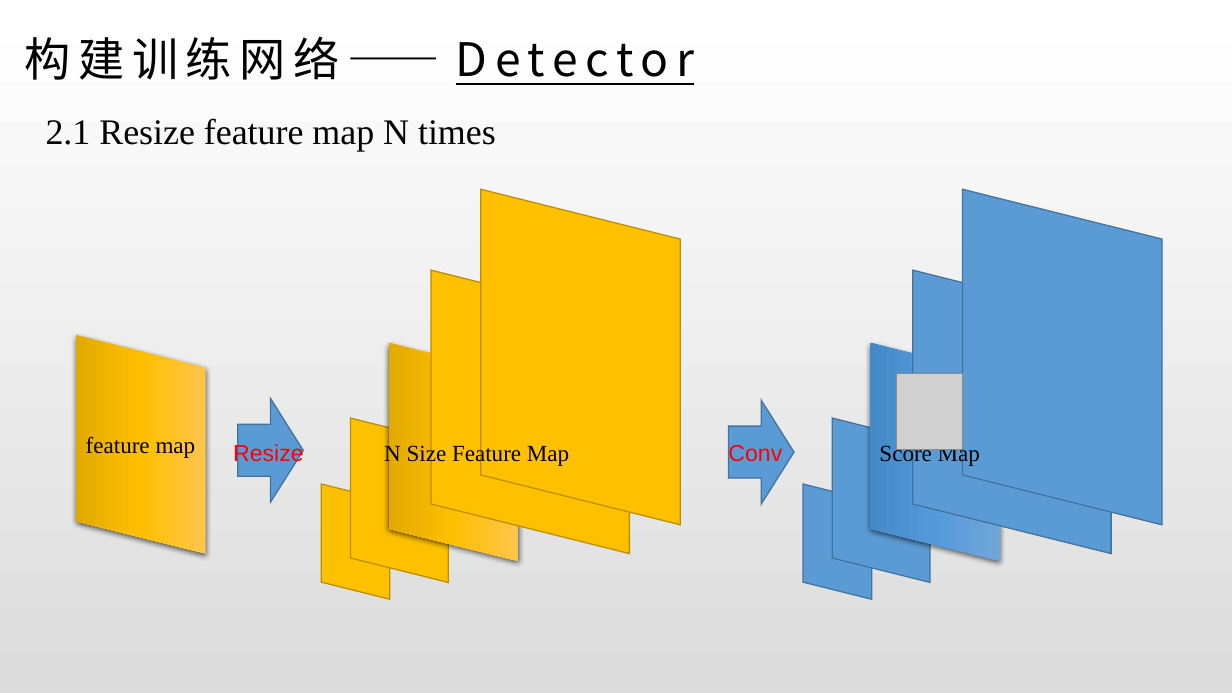
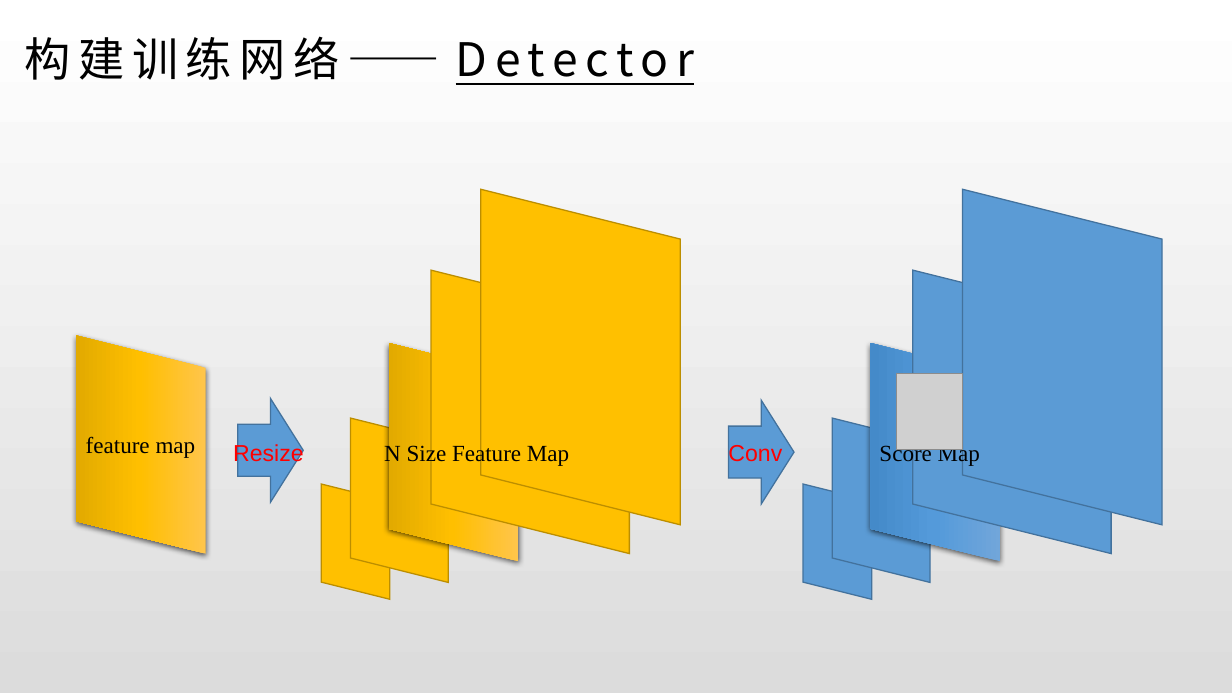
Before and after one commit to iamwangyabin/Awesome-Papers, a slide deck: slide 16 of paper/LF.pptx (slide 12 before the commit). Drawn at 1232x693 pixels with LibreOffice and Linux fonts; fonts in the diff are those of the drawing; grey boxes stand for pictures. Boxes give left, top, right and bottom in pixels: in the first picture for what was removed or moved away, otherwise in the second. Text is boxed around its words. In the diff, an @@ line names an element or a change of style, - is before the commit and + after.

```diff
--- a/paper/LF.pptx
+++ b/paper/LF.pptx
@@ text removed at [46,118,496,151] @@
-2.1 Resize feature map N times
```
Also in this commit, not shown: 7 other slides changed, 14 slides added.
